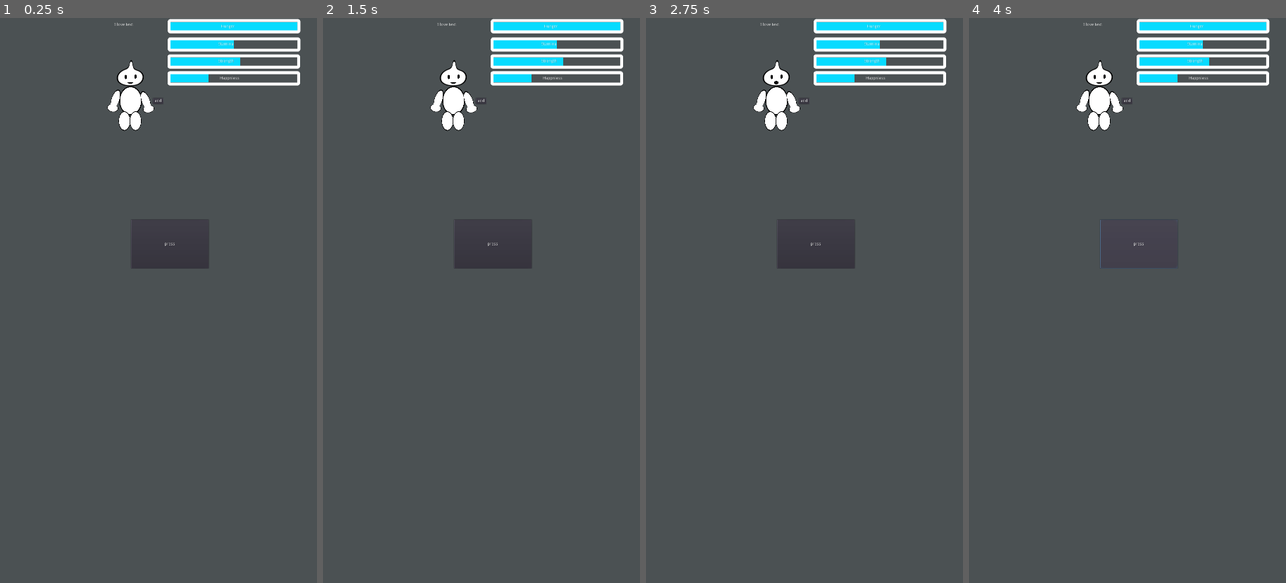
Above: before the commit, frames 1-4 (left to right).
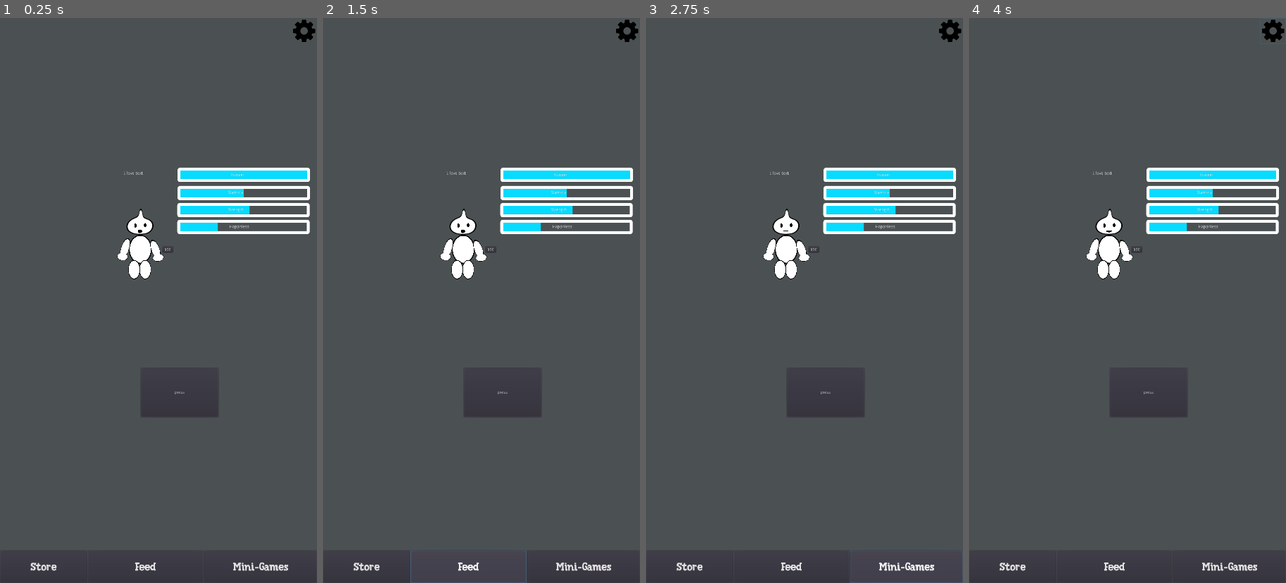
Above: after the commit, the same moments.

Repository: wiznob/chibGarden
Game: Godot game, scene res://Scenes/Menu.tscn
The game is run twice, just before and just after one commit, with the same random seed, the same clock (stepped at 60 frames per second) and the same inputs. Before the commit the project starts from res://Chib.tscn.
Inputs (mouse positions are in pixels of both pictures, inside the frame that each line leads up to):
- Up to frame 1 (0.25 s): no input
- Up to frame 2 (1.5 s): click (367, 566) at 0.5 s, where only the run after the commit has a clickable "Store"; click (468, 566) at 1.25 s, where only the run after the commit has a clickable "Feed"
- Up to frame 3 (2.75 s): click (905, 566) at 2 s, where only the run after the commit has a clickable "Mini-Games"
- Up to frame 4 (4 s): click (1273, 29) at 2.77 s; click (1140, 244) at 3.5 s, where only the run before the commit has a clickable "press"

The runs differ from the first frame. In frame 1, 13% of the frame differs, in the area x 0-100%, y 0-100%; in frame 2, 12%; in frame 3, 12%; in frame 4, 13%.

Commit message:
Created basic layout of menu

Diff:
--- a/Chib.tscn
+++ b/Chib.tscn
@@ -129,7 +129,7 @@
 position = Vector2( -7.60571, -679.05 )
 scale = Vector2( 0.922532, 0.876941 )
 frames = SubResource( 4 )
-frame = 1
+frame = 2
 playing = true
 
 [node name="ChibArm2" type="Sprite" parent="ChibBody"]
--- /dev/null
+++ b/Scenes/Menu.gd
@@ -0,0 +1,19 @@
+extends Control
+
+# Declare member variables here. Examples:
+# var a = 2
+# var b = "text"
+
+
+# Called when the node enters the scene tree for the first time.
+func _ready():
+	pass
+
+func _on_settingsBTN_pressed():
+	get_tree().paused = true
+
+
+
+# Called every frame. 'delta' is the elapsed time since the previous frame.
+#func _process(delta):
+#	pass
--- /dev/null
+++ b/Scenes/Menu.tscn
@@ -0,0 +1,58 @@
+[gd_scene load_steps=5 format=2]
+
+[ext_resource path="res://chibImage/cog.png" type="Texture" id=1]
+[ext_resource path="res://Chib.tscn" type="PackedScene" id=2]
+[ext_resource path="res://Scenes/Menu.gd" type="Script" id=3]
+[ext_resource path="res://fonts/monkeyFont.tres" type="DynamicFont" id=4]
+
+[node name="Menu" type="Control"]
+anchor_right = 1.0
+anchor_bottom = 1.0
+script = ExtResource( 3 )
+
+[node name="storeBTN" type="Button" parent="."]
+anchor_top = 1.0
+anchor_bottom = 1.0
+margin_top = -110.0
+margin_right = 297.0
+custom_fonts/font = ExtResource( 4 )
+text = "Store"
+
+[node name="feedBTN" type="Button" parent="."]
+anchor_left = 0.5
+anchor_top = 1.0
+anchor_right = 0.5
+anchor_bottom = 1.0
+margin_left = -242.0
+margin_top = -110.0
+margin_right = 153.0
+custom_fonts/font = ExtResource( 4 )
+text = "Feed"
+
+[node name="gamesBTN" type="Button" parent="."]
+anchor_left = 1.0
+anchor_top = 1.0
+anchor_right = 1.0
+anchor_bottom = 1.0
+margin_left = -384.0
+margin_top = -110.0
+custom_fonts/font = ExtResource( 4 )
+text = "Mini-Games"
+
+[node name="settingsBTN" type="Button" parent="."]
+anchor_left = 0.919
+anchor_top = 0.046
+anchor_right = 0.919
+anchor_bottom = 0.046
+margin_left = -0.52002
+margin_top = -88.32
+margin_right = 87.48
+margin_bottom = 0.679993
+icon = ExtResource( 1 )
+flat = true
+expand_icon = true
+
+[node name="Chib" parent="." instance=ExtResource( 2 )]
+position = Vector2( 554, 777 )
+
+[connection signal="pressed" from="settingsBTN" to="." method="_on_settingsBTN_pressed"]
--- /dev/null
+++ b/fonts/monkeyFont.tres
@@ -0,0 +1,7 @@
+[gd_resource type="DynamicFont" load_steps=2 format=2]
+
+[ext_resource path="res://fonts/DkTrainedMonkeyRegular-KKV7.otf" type="DynamicFontData" id=1]
+
+[resource]
+size = 40
+font_data = ExtResource( 1 )
--- a/project.godot
+++ b/project.godot
@@ -11,7 +11,7 @@
 [application]
 
 config/name="chibGarden"
-run/main_scene="res://Chib.tscn"
+run/main_scene="res://Scenes/Menu.tscn"
 config/icon="res://icon.png"
 
 [display]
Binary file added: chibImage/cog.png
Not shown, added: chibImage/cog.png.import
Binary file added: fonts/DkTrainedMonkeyRegular-KKV7.otf
